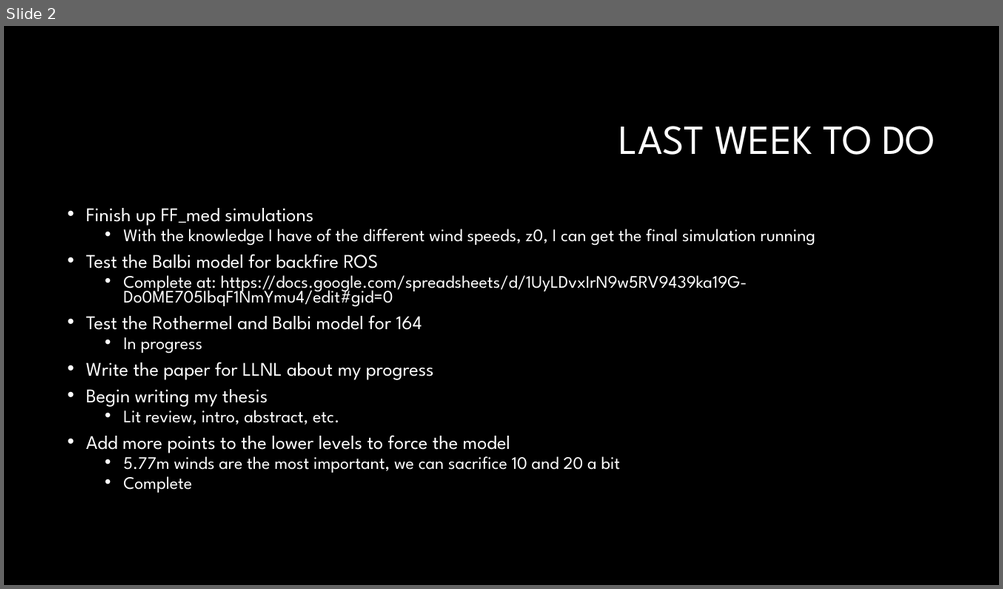
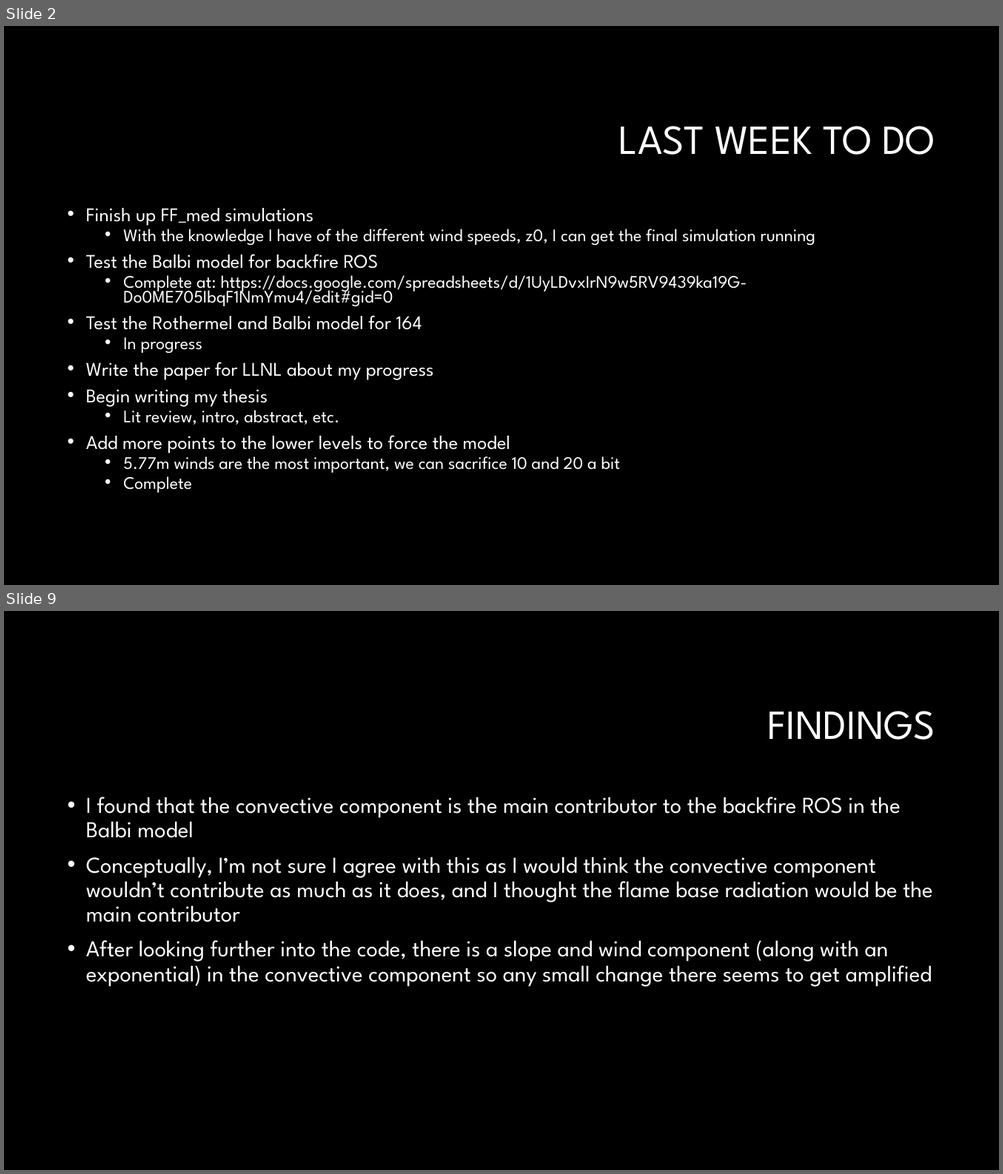
Before and after one commit to Jeremy-Benik/Meeting_Notes, a slide deck: weekly_meetings/10142022_Presentation.pptx. Shown one above the other, each under a label of ours: slide 2 before the commit, slides 2 and 9 after it; the slides between them are not shown. The pictures are 1003x589 and 1003x1174 pixels, drawn with LibreOffice and Linux fonts; fonts in the diff are those of the drawing; background and template pictures are left out. Boxes give left, top, right and bottom in pixels: in the first picture for what was removed or moved away, otherwise in the second. Text is boxed around its words. In the diff, an @@ line names an element or a change of style, - is before the commit and + after.

```diff
--- a/weekly_meetings/10142022_Presentation.pptx
+++ b/weekly_meetings/10142022_Presentation.pptx
@@ slide 9 added at bbox=[4, 611, 999, 1170], background #000000 @@
@@ title added at bbox=[767, 711, 935, 740], 40 pt, text #FFFFFF @@
+FINDINGS
@@ text added at bbox=[86, 797, 932, 987], 22 pt, text #FFFFFF @@
+• I found that the convective component is the main contributor to the backfire ROS in the Balbi model
+• Conceptually, I’m not sure I agree with this as I would think the convective component wouldn’t contribute as much as it does, and I thought the flame base radiation would be the main contributor
+• After looking further into the code, there is a slope and wind component (along with an exponential) in the convective component so any small change there seems to get amplified
```
Also in this commit, not shown: 8 other slides added.
